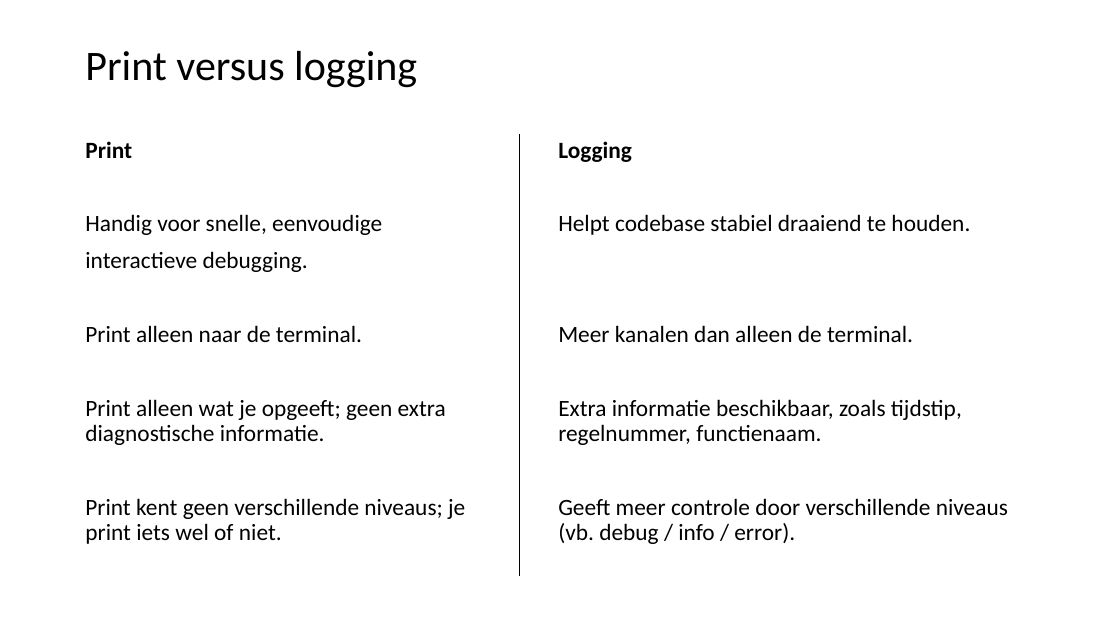
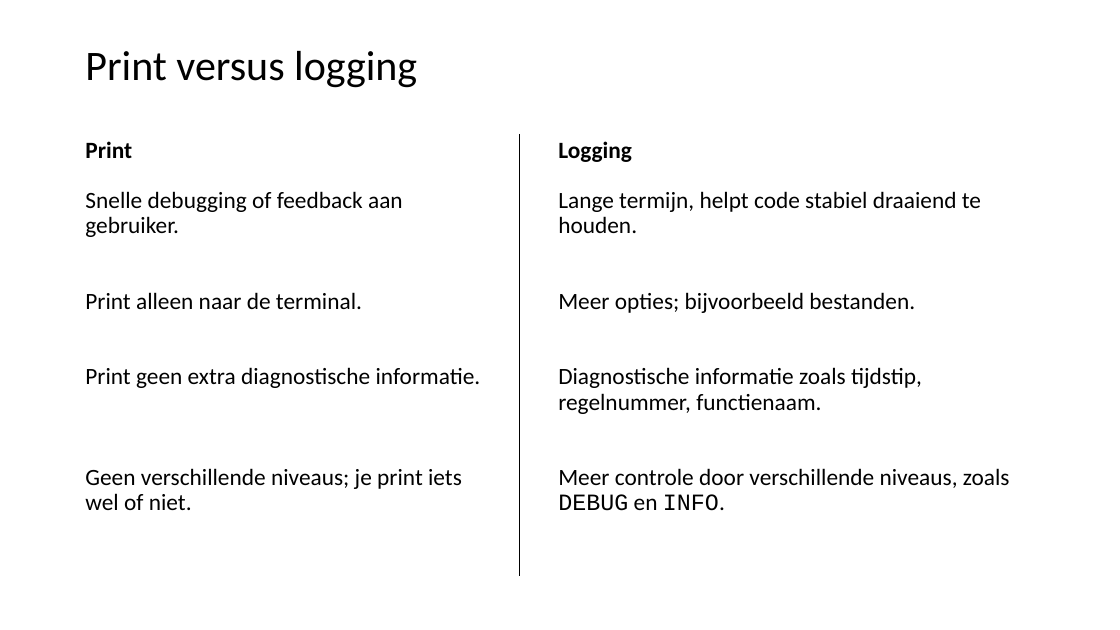
Before and after one commit to LFKoning/knowledge-sharing, a slide deck: slide 22 of python_trainees/2_production_code/python_traineeship_2.pptx (slide 20 before the commit). Drawn at 1120x630 pixels with LibreOffice and Linux fonts; fonts in the diff are those of the drawing. Boxes give left, top, right and bottom in pixels: in the first picture for what was removed or moved away, otherwise in the second. Text is boxed around its words. In the diff, an @@ line names an element or a change of style, - is before the commit and + after.

```diff
--- a/python_trainees/2_production_code/python_traineeship_2.pptx
+++ b/python_trainees/2_production_code/python_traineeship_2.pptx
@@ text at bbox=[85, 141, 362, 309]: less space between paragraphs @@
@@ text at bbox=[85, 191, 403, 237]: text changed @@
-Handig voor snelle, eenvoudige
-interactieve debugging.
+Snelle debugging of feedback aan gebruiker.
@@ text at bbox=[558, 191, 1010, 511]: text changed @@
-Helpt codebase stabiel draaiend te houden.
-Meer kanalen dan alleen de terminal.
-Extra informatie beschikbaar, zoals tijdstip, regelnummer, functienaam.
-Geeft meer controle door verschillende niveaus (vb. debug / info / error).
+Lange termijn, helpt code stabiel draaiend te houden.
+Meer opties; bijvoorbeeld bestanden.
+Diagnostische informatie zoals tijdstip, regelnummer, functienaam.
+Meer controle door verschillende niveaus, zoals DEBUG en INFO.
@@ text at bbox=[85, 367, 481, 510]: text changed @@
-Print alleen wat je opgeeft; geen extra diagnostische informatie.
-Print kent geen verschillende niveaus; je print iets wel of niet.
+Print geen extra diagnostische informatie.
+Geen verschillende niveaus; je print iets wel of niet.
```
Also in this commit, not shown: 30 other slides changed, 8 slides added, 1 slide removed, 30 other files.
